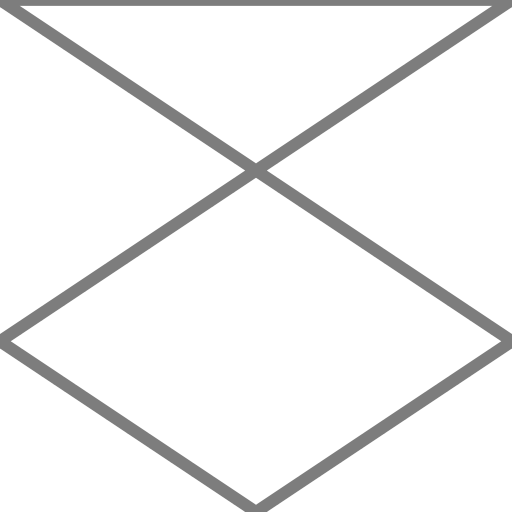
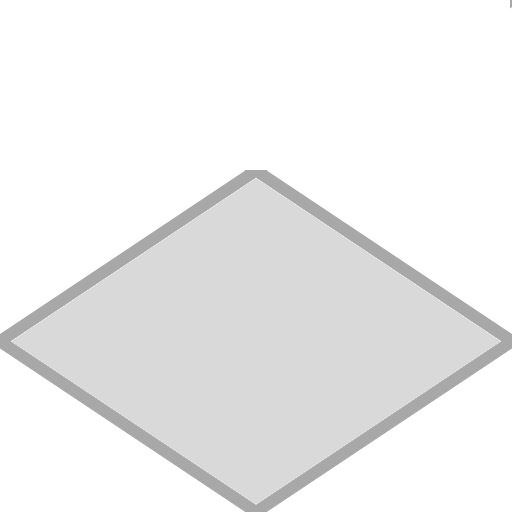
Layers edited between the first and the second w=512, h=512 image:
added layer "Layer" (15%) above "temp" over (12, 179, 500, 504)
"temp": opacity 51% → 34%, painted on it over (0, 0, 512, 512)
